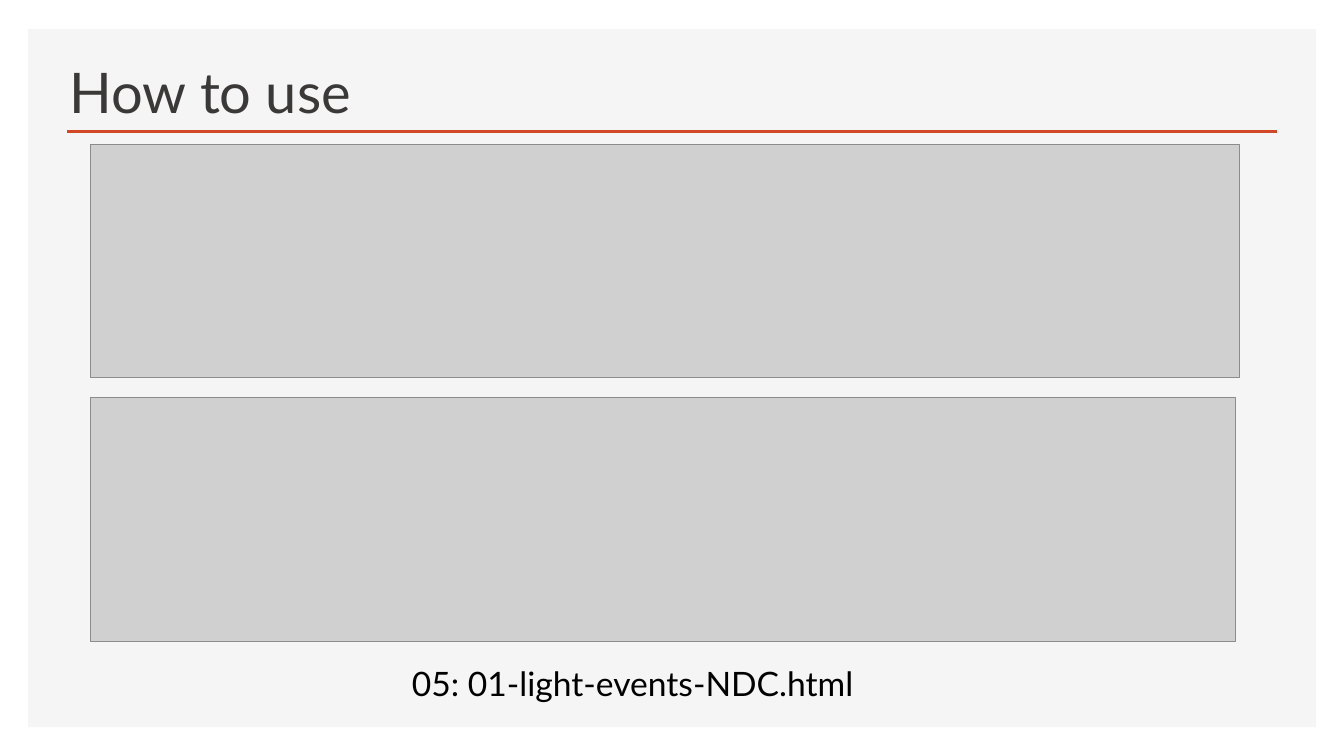
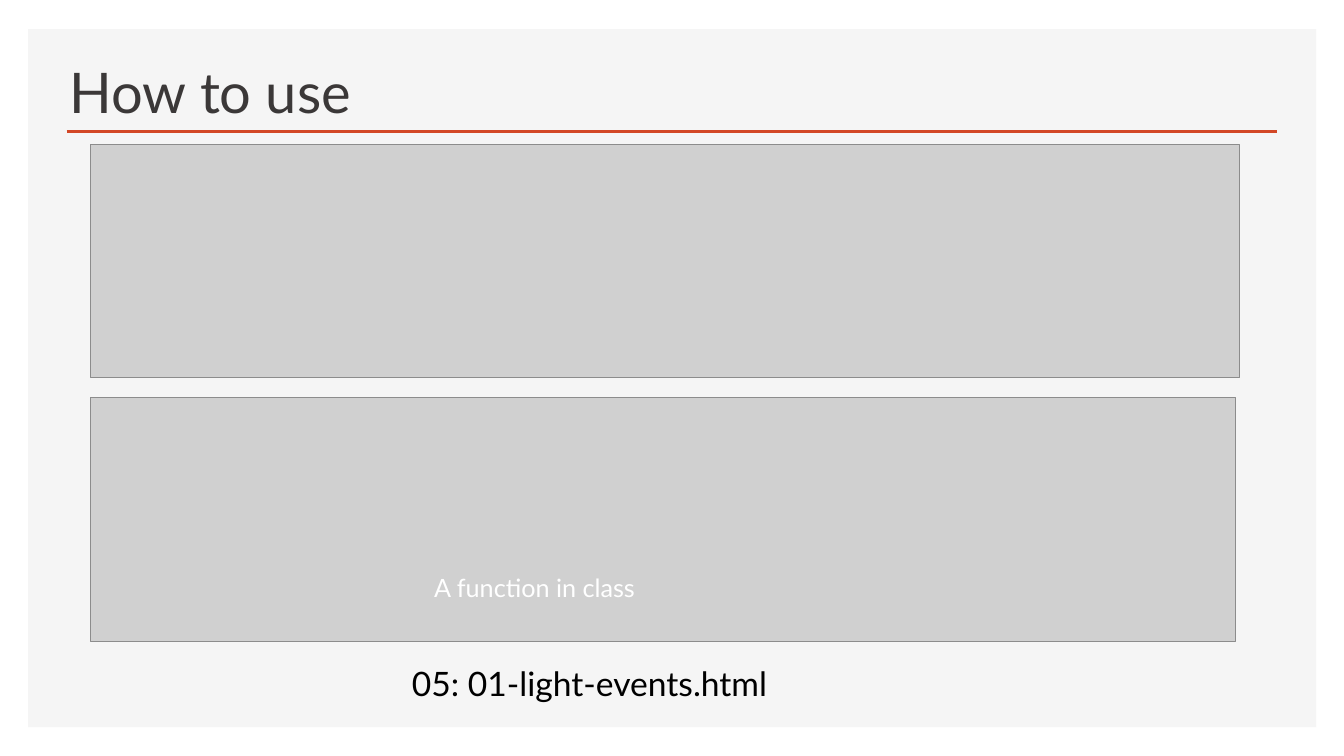
Before and after one commit to Python-Test-Engineer/web-components-v1, a slide deck: slide 33 of SLIDES/ndc-web-components.pptx. Drawn at 1344x756 pixels with LibreOffice and Linux fonts; fonts in the diff are those of the drawing; grey boxes stand for pictures. Boxes give left, top, right and bottom in pixels: in the first picture for what was removed or moved away, otherwise in the second. Text is boxed around its words. In the diff, an @@ line names an element or a change of style, - is before the commit and + after.

```diff
--- a/SLIDES/ndc-web-components.pptx
+++ b/SLIDES/ndc-web-components.pptx
@@ text added at bbox=[434, 579, 635, 597], 18 pt, text #FFFFFF @@
+A function in class
@@ text at bbox=[412, 671, 767, 702]: text changed @@
-05: 01-light-events-NDC.html
+05: 01-light-events.html
```
Also in this commit, not shown: 4 other slides changed, 5 other files.
